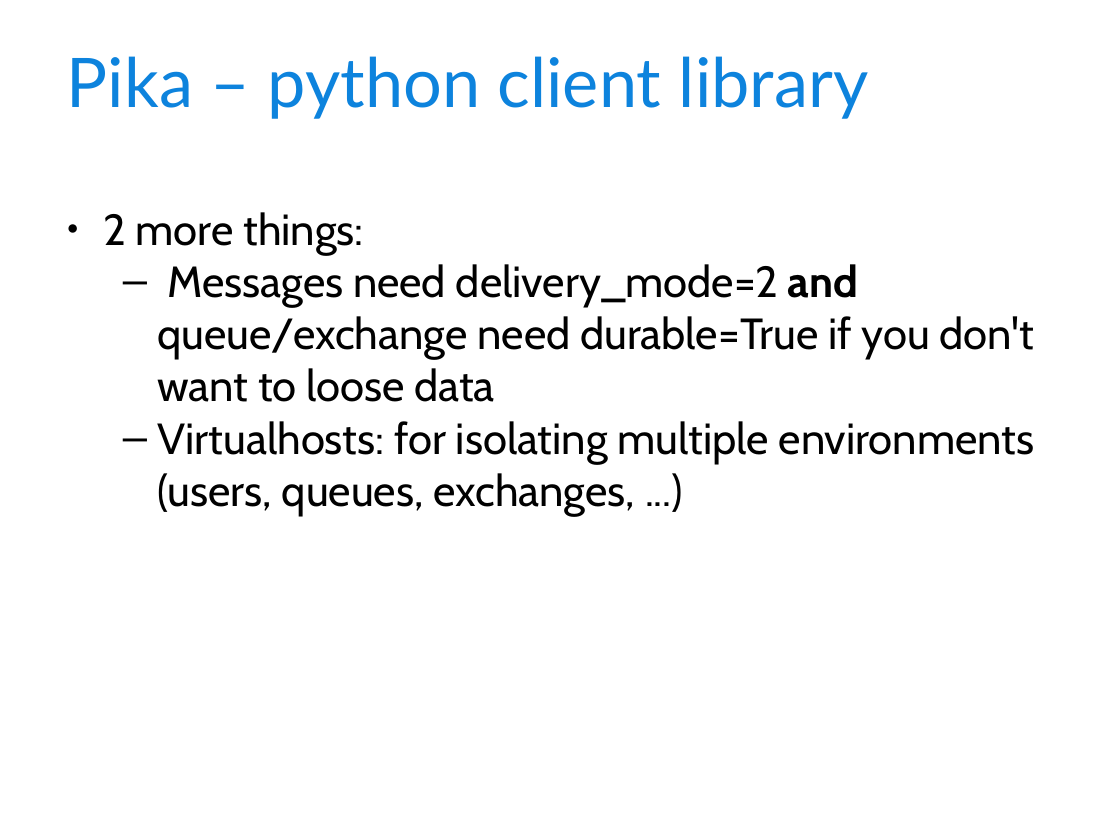
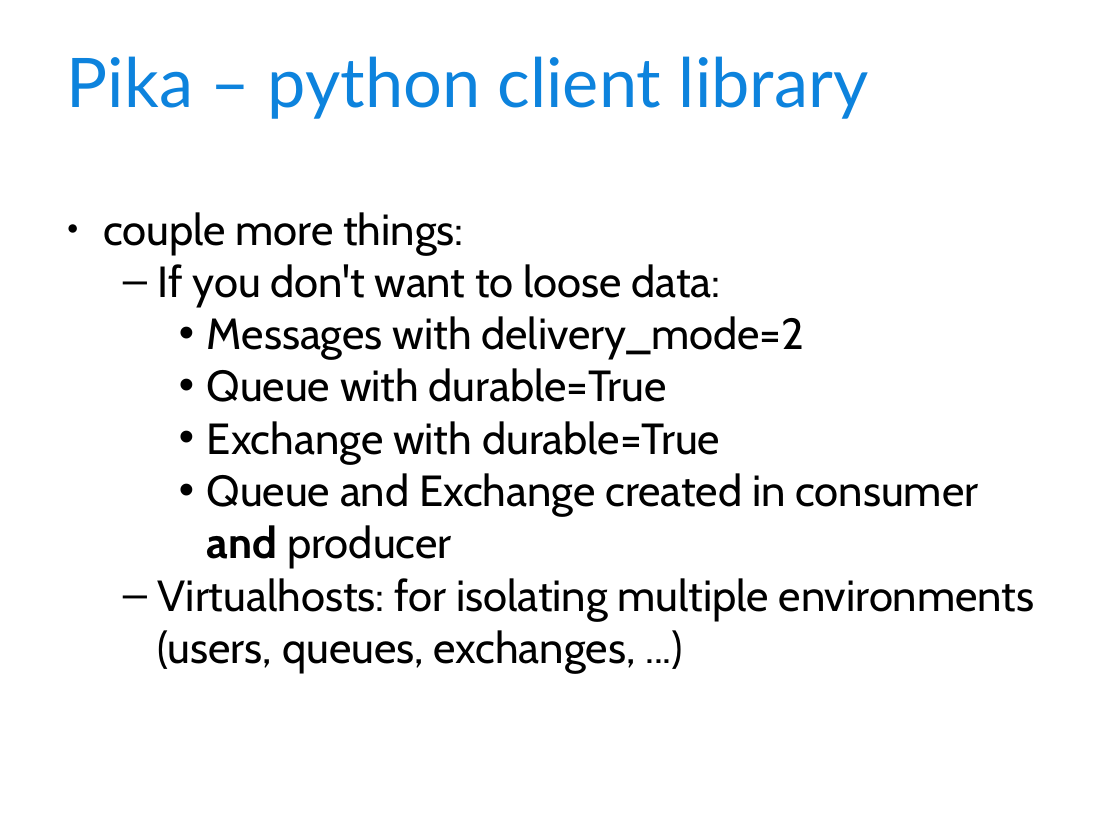
Before and after one commit to djoume/django-toronto, a slide deck: slide 10 of RabbitMQ - Introduction.ppt. Drawn at 1120x840 pixels with LibreOffice and Linux fonts; fonts in the diff are those of the drawing; background and template pictures are left out. Boxes give left, top, right and bottom in pixels: in the first picture for what was removed or moved away, otherwise in the second. Text is boxed around its words. In the diff, an @@ line names an element or a change of style, - is before the commit and + after.

```diff
--- a/RabbitMQ - Introduction.ppt
+++ b/RabbitMQ - Introduction.ppt
@@ text at (103,212,978,569): text changed @@
-● 2 more things:
-  – Messages need delivery_mode=2 and queue/exchange need durable=True if you don't want to loose data
+● couple more things:
+  – If you don't want to loose data:
+    • Messages with delivery_mode=2
+    • Queue with durable=True
+    • Exchange with durable=True
+    • Queue and Exchange created in consumer and producer
```
Also in this commit, not shown: 1 other file.
